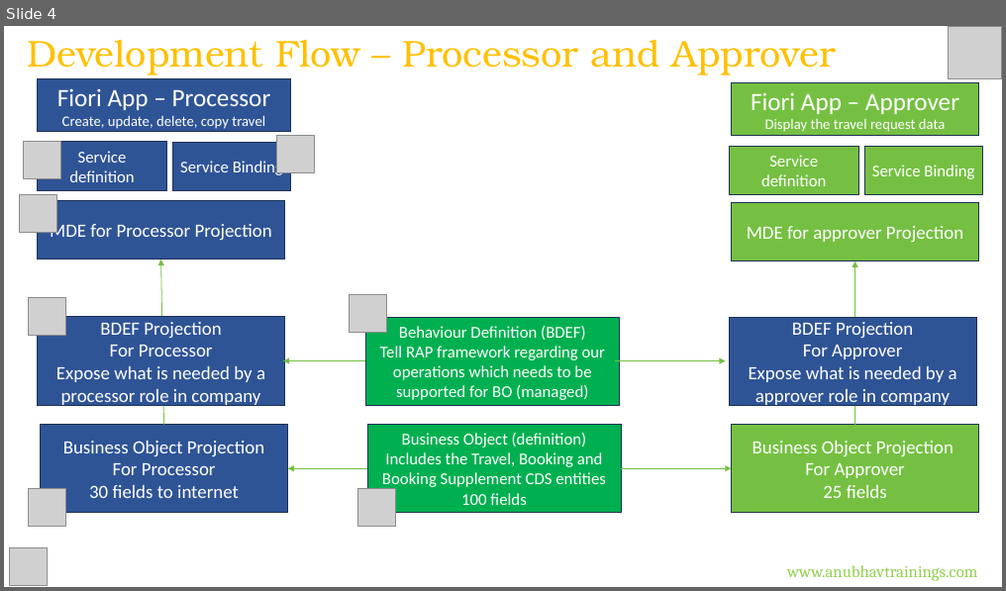
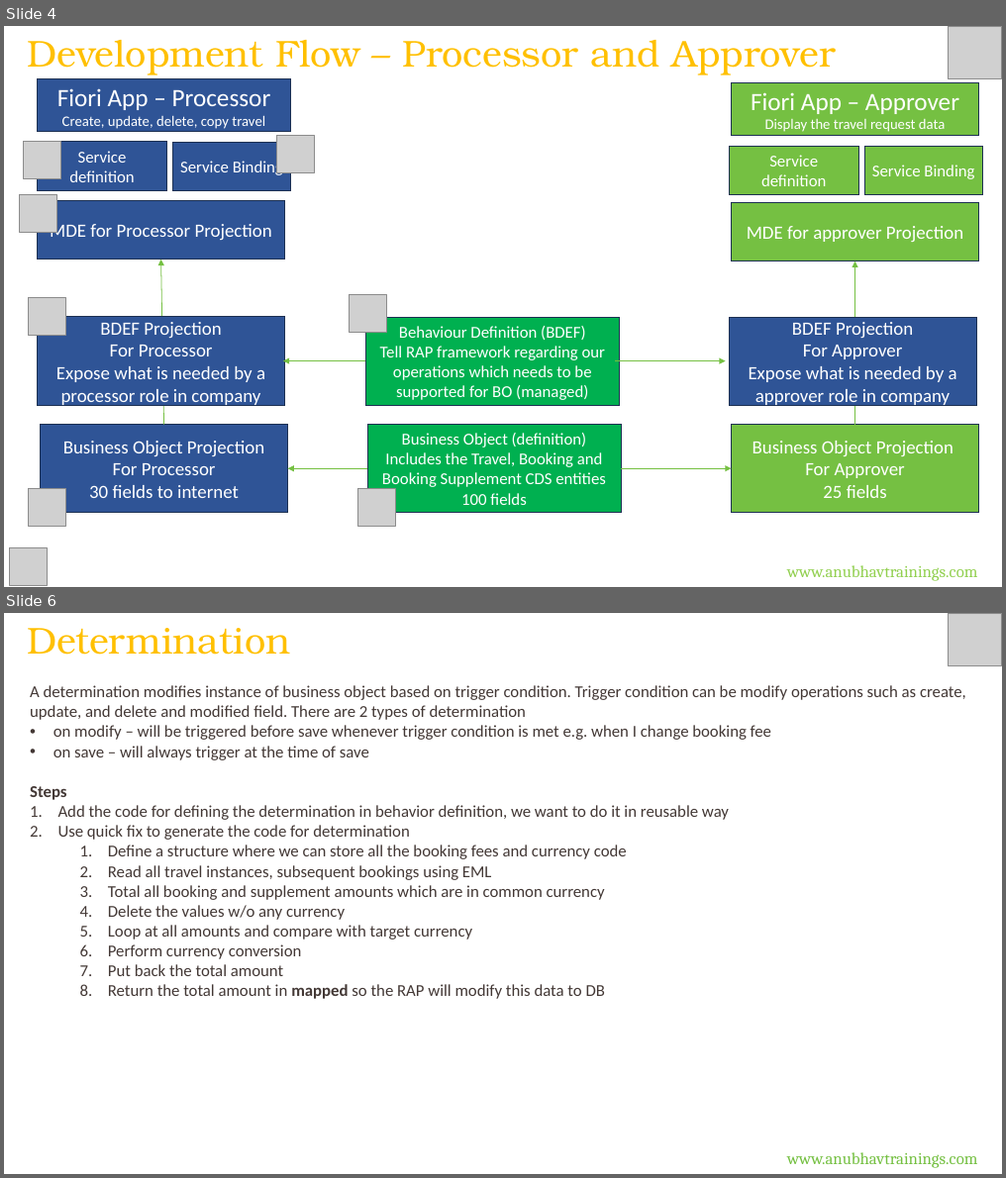
Before and after one commit to soyuztechnologies/AOC_Corporate_Training, a slide deck: Day 6/DAY-6.pptx. Shown one above the other, each under a label of ours: slide 4 before the commit, slides 4 and 6 after it; the slides between them are not shown. The pictures are 1006x591 and 1006x1178 pixels, drawn with LibreOffice and Linux fonts; fonts in the diff are those of the drawing; grey boxes stand for pictures. Boxes give left, top, right and bottom in pixels: in the first picture for what was removed or moved away, otherwise in the second. Text is boxed around its words. In the diff, an @@ line names an element or a change of style, - is before the commit and + after.

Commit message:
Auto bot updater RAP Course

```diff
--- a/Day 6/DAY-6.pptx
+++ b/Day 6/DAY-6.pptx
@@ slide 6 added at [4,613,1002,1174], background #FFFFFF @@
@@ text added at [27,628,290,655], 36 pt, text #FFC000 @@
+Determination
@@ picture added at [948,613,1002,666] @@
@@ text added at [30,685,966,999], 16 pt, text #433835 @@
+A determination modifies instance of business object based on trigger condition. Trigger condition can be modify operations such as create, update, and delete and modified field. There are 2 types of determination
+• on modify – will be triggered before save whenever trigger condition is met e.g. when I change booking fee
+• on save – will always trigger at the time of save
+Steps
+1. Add the code for defining the determination in behavior definition, we want to do it in reusable way
+2. Use quick fix to generate the code for determination
+  1. Define a structure where we can store all the booking fees and currency code
+  2. Read all travel instances, subsequent bookings using EML
+  3. Total all booking and supplement amounts which are in common currency
+  4. Delete the values w/o any currency
+  5. Loop at all amounts and compare with target currency
+  6. Perform currency conversion
+  7. Put back the total amount
+  8. Return the total amount in mapped so the RAP will modify this data to DB
@@ text added at [787,1153,977,1168], 16 pt, text #75C042 @@
+www.anubhavtrainings.com
```
Also in this commit, not shown: 1 slide changed, 13 other slides added, 4 other files.
